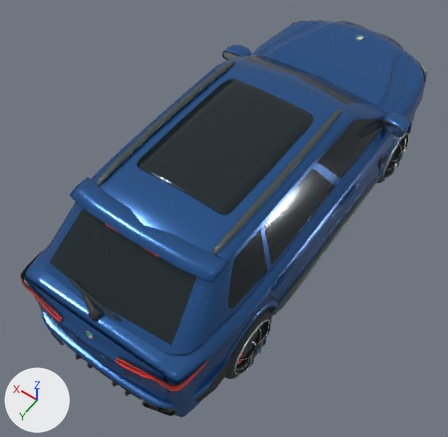
The glTF model vehicles/traffic_suv_blue.glb, before and after one commit.
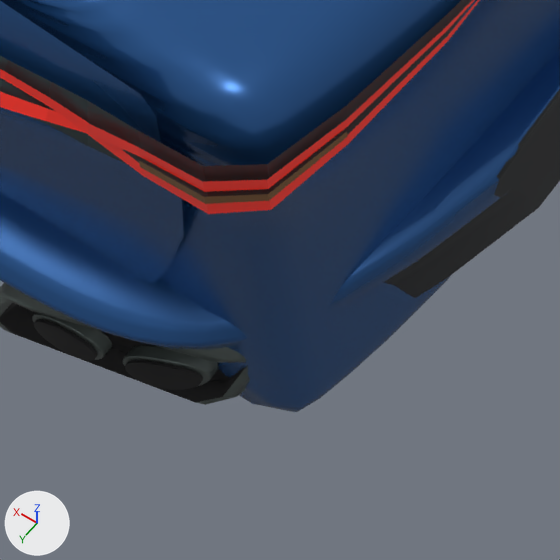
The first picture shows the older version from a camera (50 mm lens) standing at (-2.24, 3.76, 5.62) and looking at (0.05, 0.56, 0.59). The close-ups show the older and then the newer version on the part from 32% to 49% of the width and 83% to 100% of the height of that picture. Only the edits that show in the close-ups are written down. Every picture has the same lights, and +X, +Y and +Z are marked at lower left. Where no turn or scale is listed for an object, it has been applied to the vertices.

The first close-up shows 'Exhaust bore', 'Exhaust bore.001', 'Exhaust surround', 'Lower ruby light guide', 'Rear indicator lens', 'Rolled exhaust tip', 'Rolled exhaust tip.001', 'Smoked rear lamp carrier', 'Split tailgate', 'Upper ruby light guide', 'Wraparound rear bumper', 'X5 M60i continuous sculpted body'.
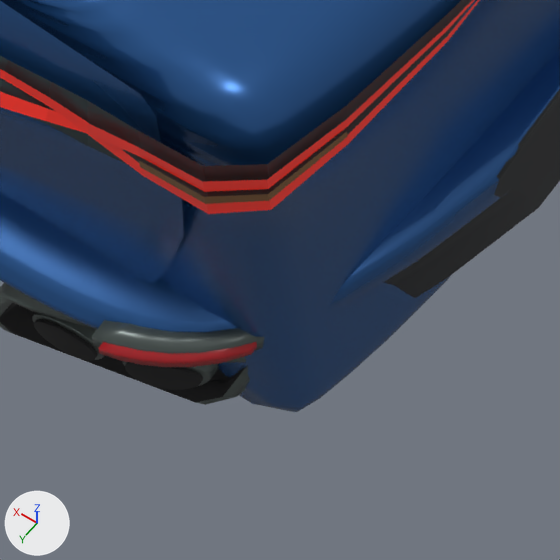
Changed parts and their boxes [x1, y1, x2, y2] in the close-ups (560 x 560 px):
'Rear reflector bezel', added
    after: [92, 320, 264, 353]
'Rear reflector lens', added (red)
    after: [98, 342, 257, 367]
'Rolled exhaust tip', unchanged, covered by the edit
    before: [123, 345, 219, 386]
    after: [123, 361, 219, 386]

What changed in the scene script:
```text
Add mat_red_rear_reflector_002:
    mat_red_rear_reflector_002 = principled_material('Red rear reflector.002')
    mat_red_rear_reflector_002.base_color = (0.42, 0.012, 0.018)  # red #ad1d24
    mat_red_rear_reflector_002.metallic = 0.1
    mat_red_rear_reflector_002.roughness = 0.3
Add me_rear_reflector_lens:
    me_rear_reflector_lens.from_pydata(...)  # 28 vertices, 52 faces; spans x -0.7995..-0.6607, y 2.386..2.5123, z 0.5781..0.6064
    me_rear_reflector_lens.materials.append(mat_red_rear_reflector_002)  # red #ad1d24
Add me_rear_reflector_bezel:
    me_rear_reflector_bezel.from_pydata(...)  # 28 vertices, 52 faces; spans x -0.812..-0.648, y 2.361..2.508, z 0.571..0.614
    me_rear_reflector_bezel.materials.append(mat_graphite_trim)  # dark grey #4d5755
Add ob_rear_reflector_lens:
    ob_rear_reflector_lens = bpy.data.objects.new('Rear reflector lens', me_rear_reflector_lens)
    ob_rear_reflector_lens.location = (0.0, 0.0, 0.0)
Add ob_rear_reflector_bezel:
    ob_rear_reflector_bezel = bpy.data.objects.new('Rear reflector bezel', me_rear_reflector_bezel)
    ob_rear_reflector_bezel.location = (0.0, 0.0, 0.0)
```
